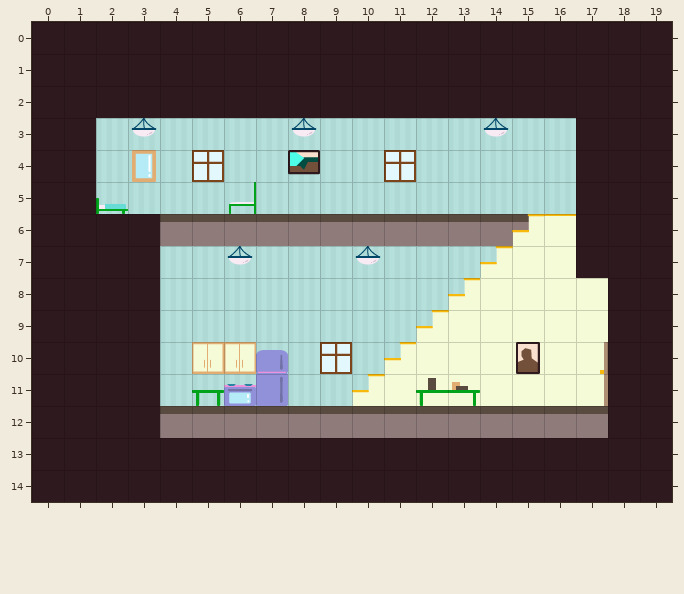
Tiled map: data/map/house.tmx. The picture above is the old version.
Cells are 32x32 px. Shown: x 0..19, y 0..14.
After the commit:
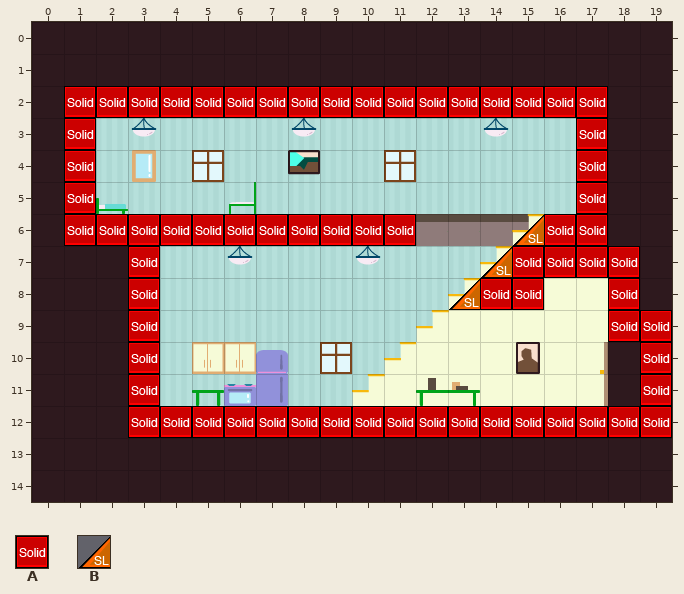
Key: from "metatiles": A 0, B 2.
_ is an empty cell.
Tiles of an added or newly shown layer are drawn over the layers below it.
Diff:
Layer "Collisions" (added):
y 2: x 1..17 _________________ -> AAAAAAAAAAAAAAAAA
y 3..5: x 1 _ -> A; x 17 _ -> A
y 6: x 1..11 ___________ -> AAAAAAAAAAA; x 15..17 ___ -> BAA
y 7: x 3 _ -> A; x 14..18 _____ -> BAAAA
y 8: x 3 _ -> A; x 13..15 ___ -> BAA; x 18 _ -> A
y 9: x 3 _ -> A; x 18..19 __ -> AA
y 10..11: x 3 _ -> A; x 19 _ -> A
y 12: x 3..19 _________________ -> AAAAAAAAAAAAAAAAA
Boxes around the changes in both pictures, in picture pixels (x1, y1, x2, y2):
added: (64, 86, 672, 438)
